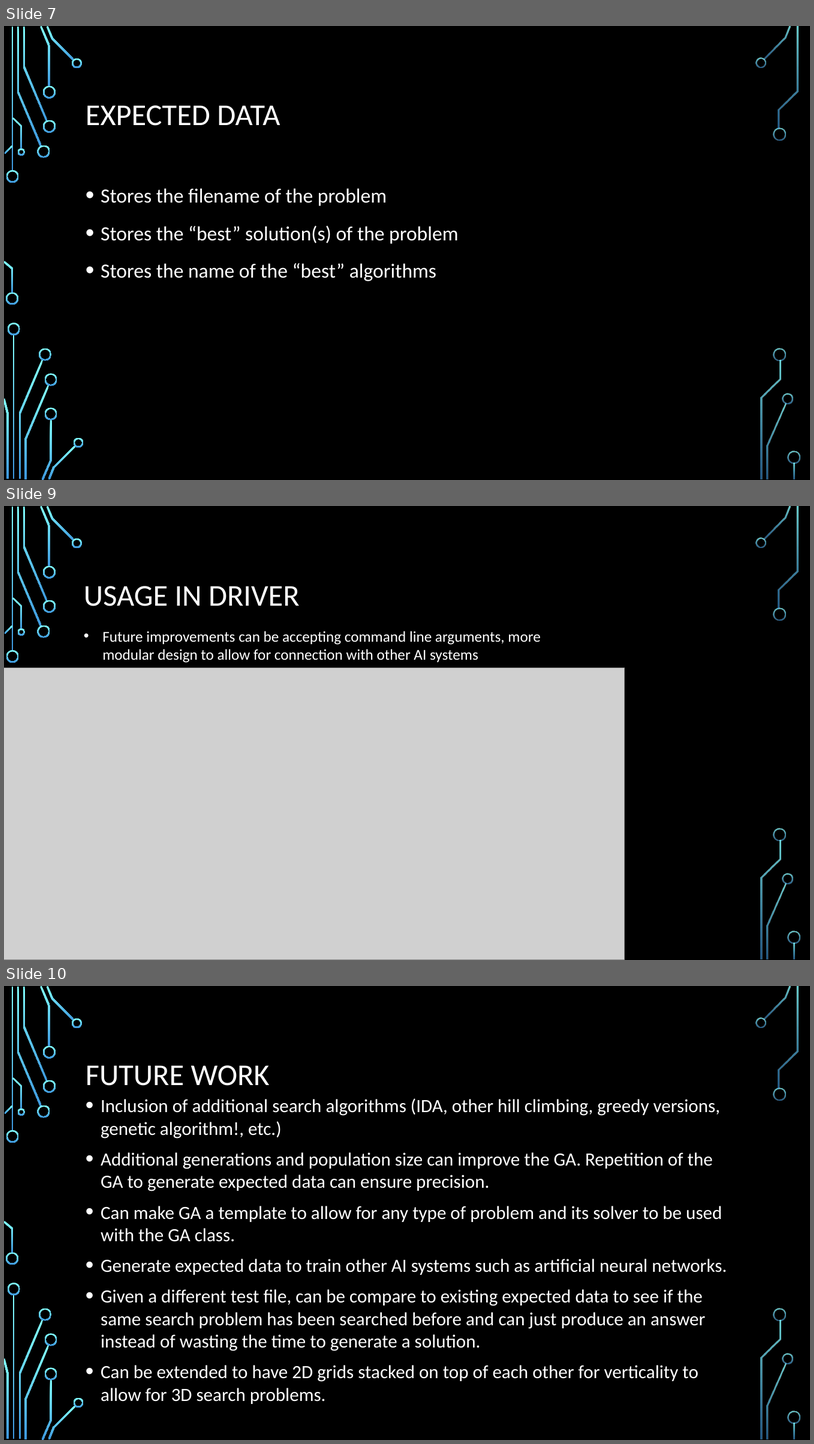
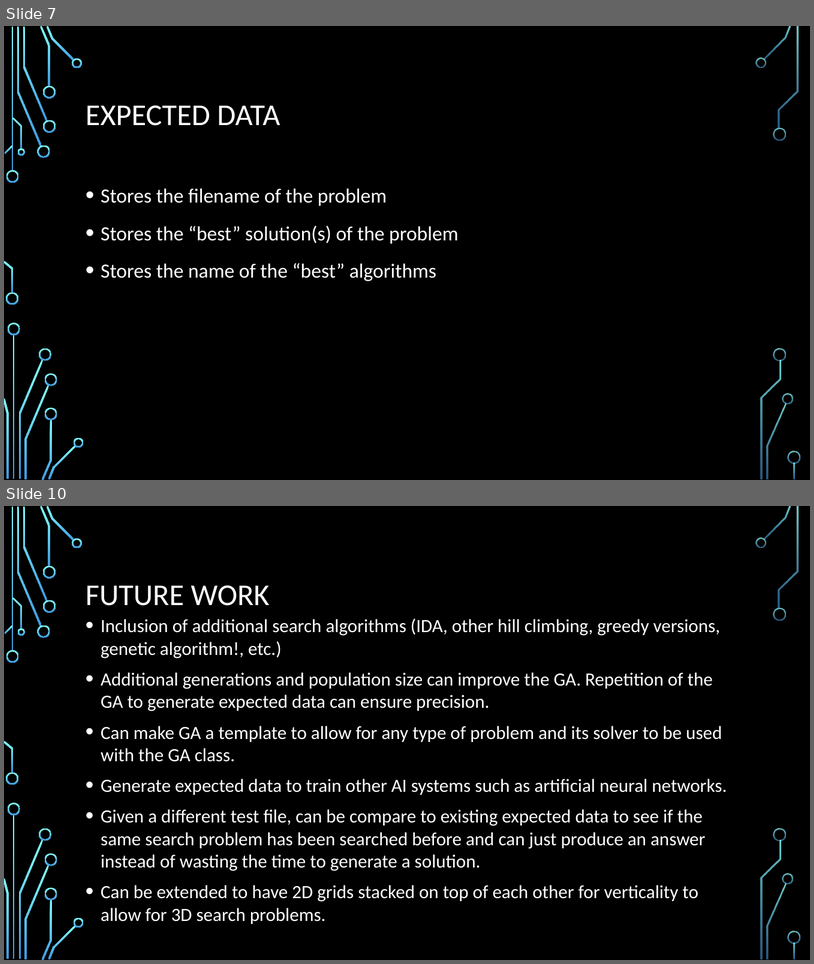
Before and after one commit to GeorgeQLe/GeneticAlgorithm, a slide deck: Using Genetic Algorithm as a Metaheuristic for Search.pptx. Shown one above the other, each under a label of ours: slides 7, 9 and 10 before the commit, slides 7 and 10 after it; the slides between them are not shown. The pictures are 814x1444 and 814x964 pixels, drawn with LibreOffice and Linux fonts; fonts in the diff are those of the drawing; grey boxes stand for pictures; background and template pictures are left out. Boxes give left, top, right and bottom in pixels: in the first picture for what was removed or moved away, otherwise in the second. Text is boxed around its words. In the diff, an @@ line names an element or a change of style, - is before the commit and + after.

```diff
--- a/Using Genetic Algorithm as a Metaheuristic for Search.pptx
+++ b/Using Genetic Algorithm as a Metaheuristic for Search.pptx
@@ slide 9 removed at [4,506,810,960], background picture (left out); not listed: 29 template elements that a slide beside it also shows @@
@@ title removed at [84,586,299,606] @@
-USAGE IN DRIVER
@@ text removed at [102,631,540,663] @@
-• Future improvements can be accepting command line arguments, more modular design to allow for connection with other AI systems
@@ picture removed at [4,667,625,960] @@
```
Also in this commit, not shown: 4 slides changed, 2 slides added, 1 other slide removed, 40 other files.
